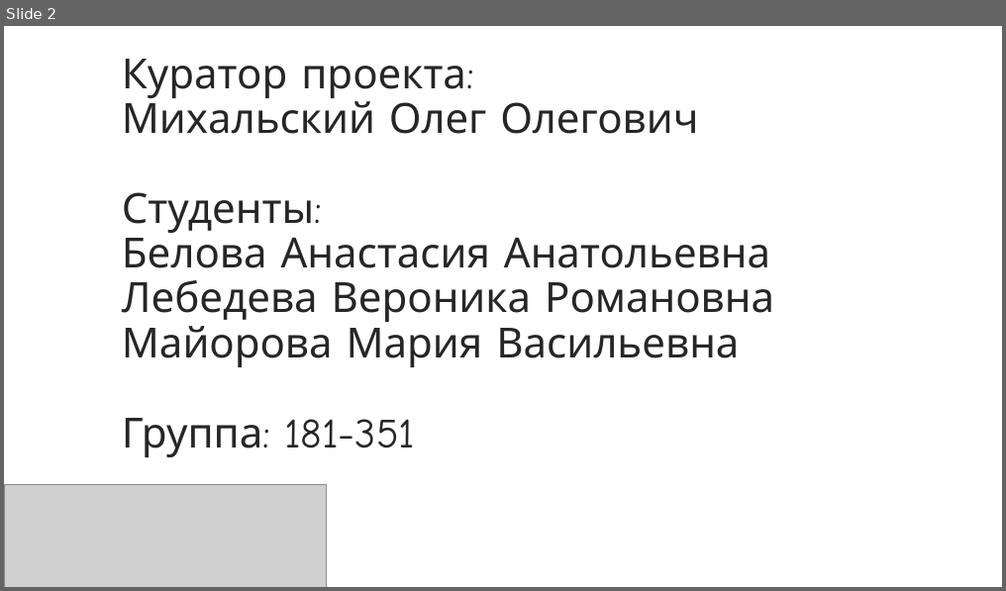
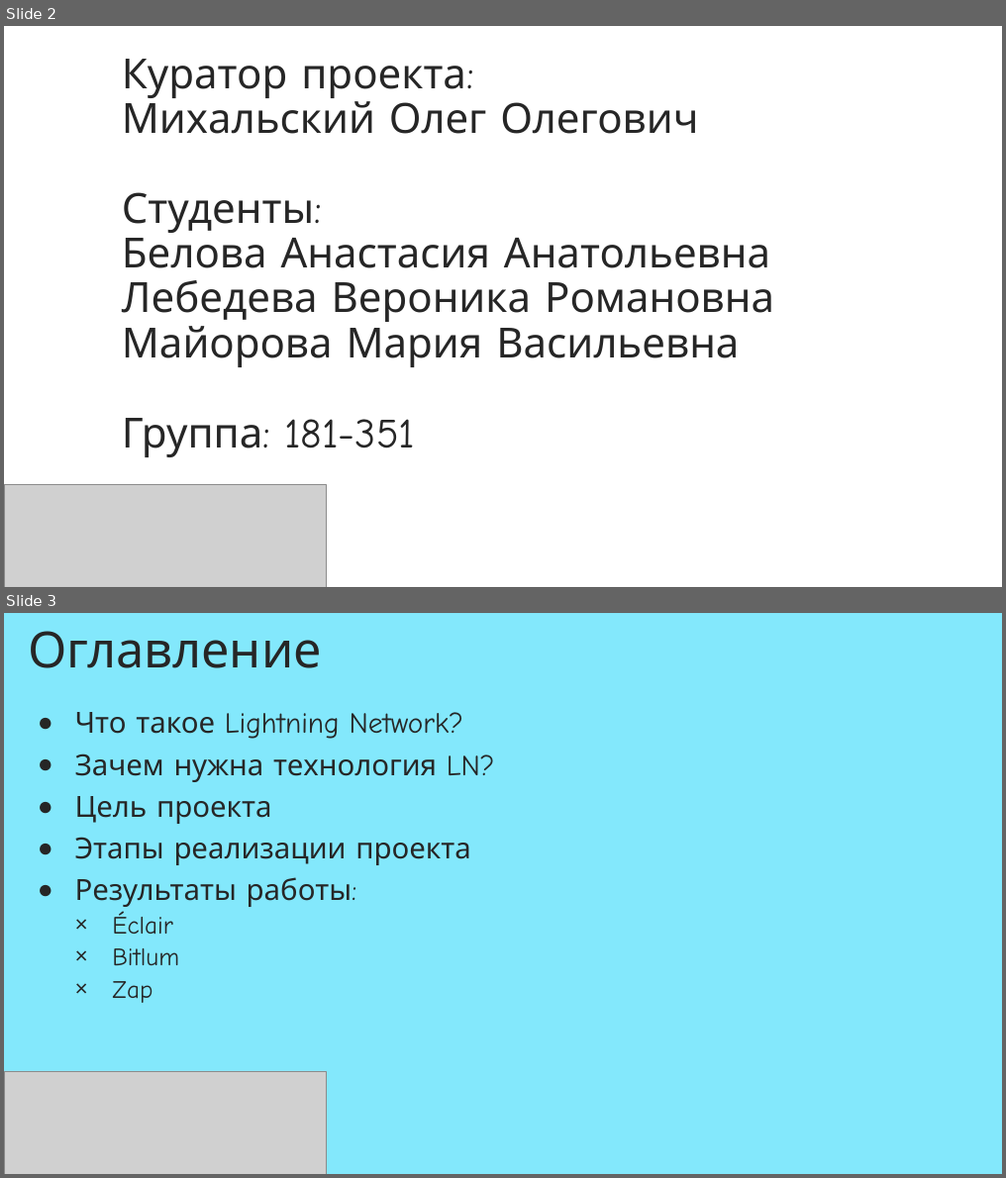
Before and after one commit to NikaLeb/181_351_testingLN, a slide deck: Lightning_Network.pptx. Shown one above the other, each under a label of ours: slide 2 before the commit, slides 2 and 3 after it. The pictures are 1006x591 and 1006x1178 pixels, drawn with LibreOffice and Linux fonts; fonts in the diff are those of the drawing; grey boxes stand for pictures; background and template pictures are left out. Boxes give left, top, right and bottom in pixels: in the first picture for what was removed or moved away, otherwise in the second. Text is boxed around its words. In the diff, an @@ line names an element or a change of style, - is before the commit and + after.

```diff
--- a/Lightning_Network.pptx
+++ b/Lightning_Network.pptx
@@ slide 3 added at (4,613,1002,1174), background picture (left out) @@
@@ title added at (29,631,322,668), 48 pt, text #262626 @@
+Оглавление
@@ subtitle added at (75,712,495,1003), 28 pt, text #262626 @@
+● Что такое Lightning Network?
+● Зачем нужна технология LN?
+● Цель проекта
+● Этапы реализации проекта
+● Результаты работы:
+  × Éclair
+  × Bitlum
+  × Zap
@@ picture added at (4,1071,327,1174) @@
```
Also in this commit, not shown: 10 other slides added, 9 slides removed.
